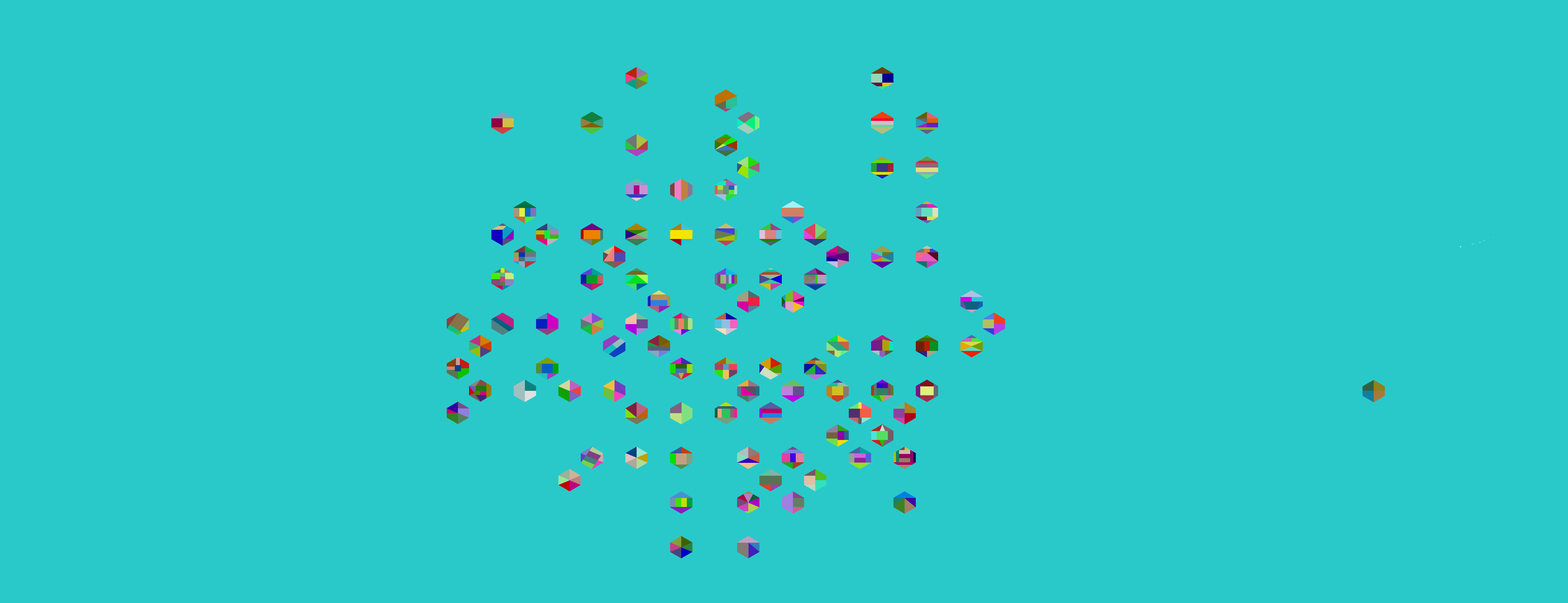
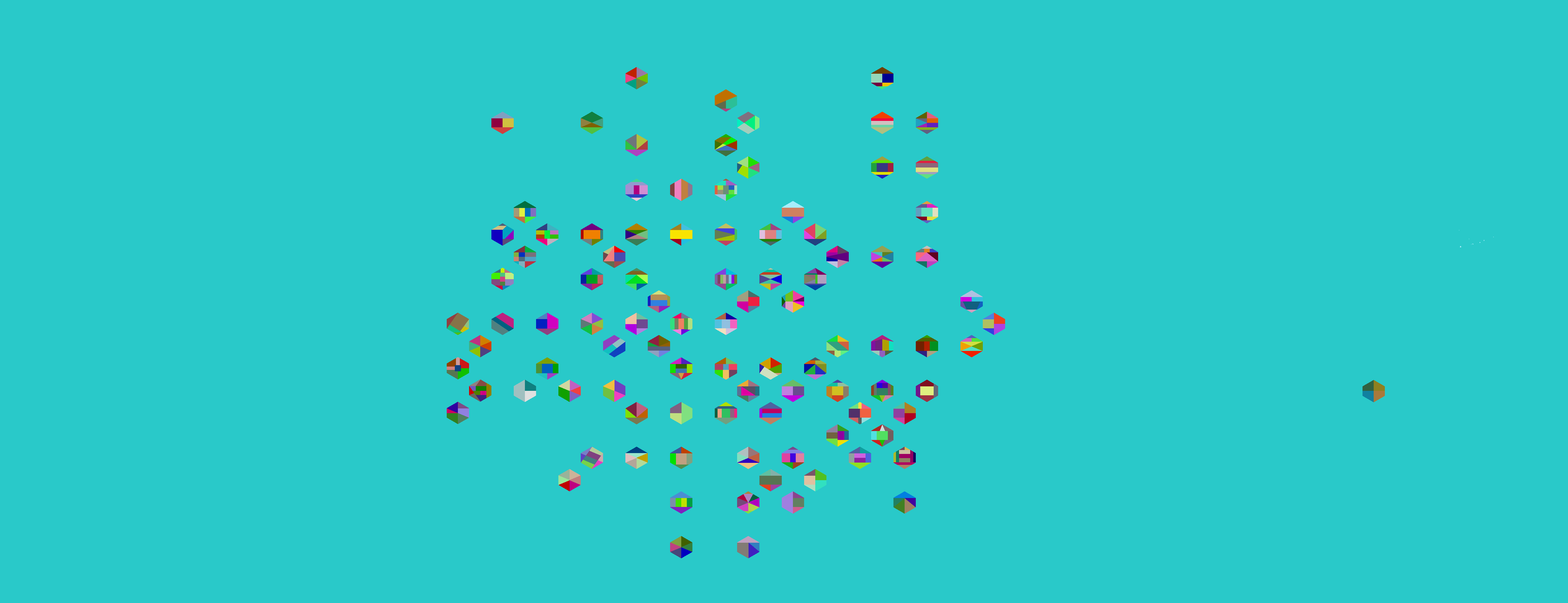
Before/after of a (1568, 603) layered artwork. What changed in the layer stack:
painted on "Provinces" over [625, 446, 648, 458]
